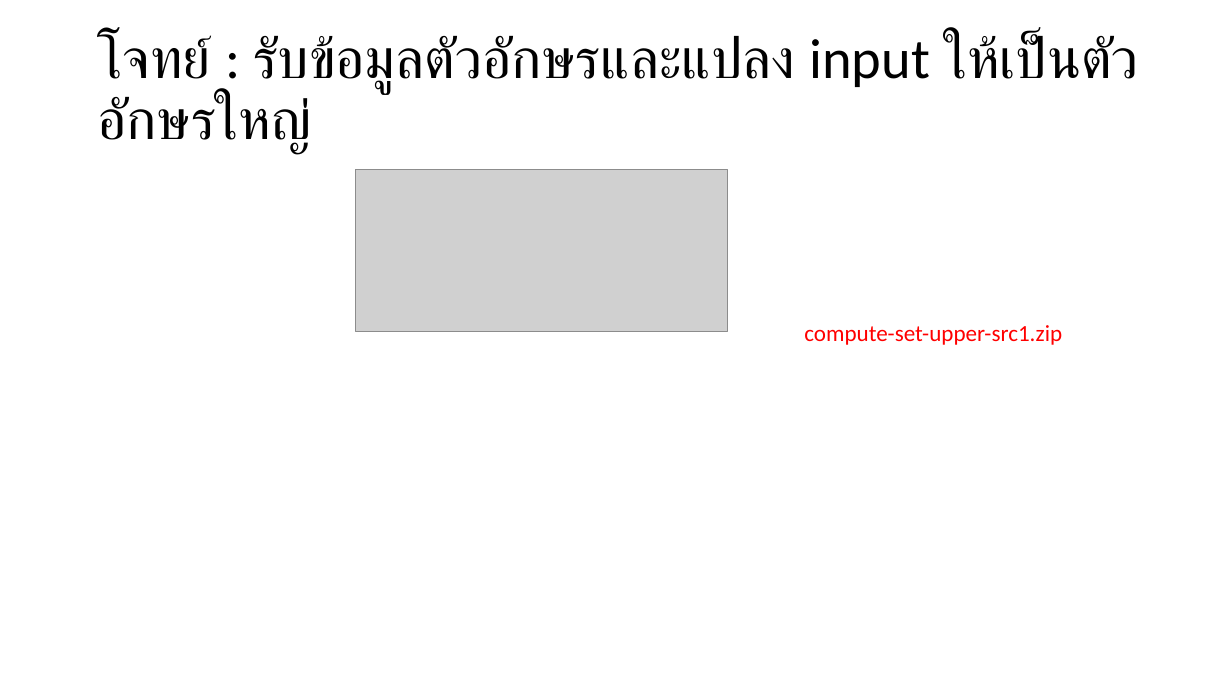
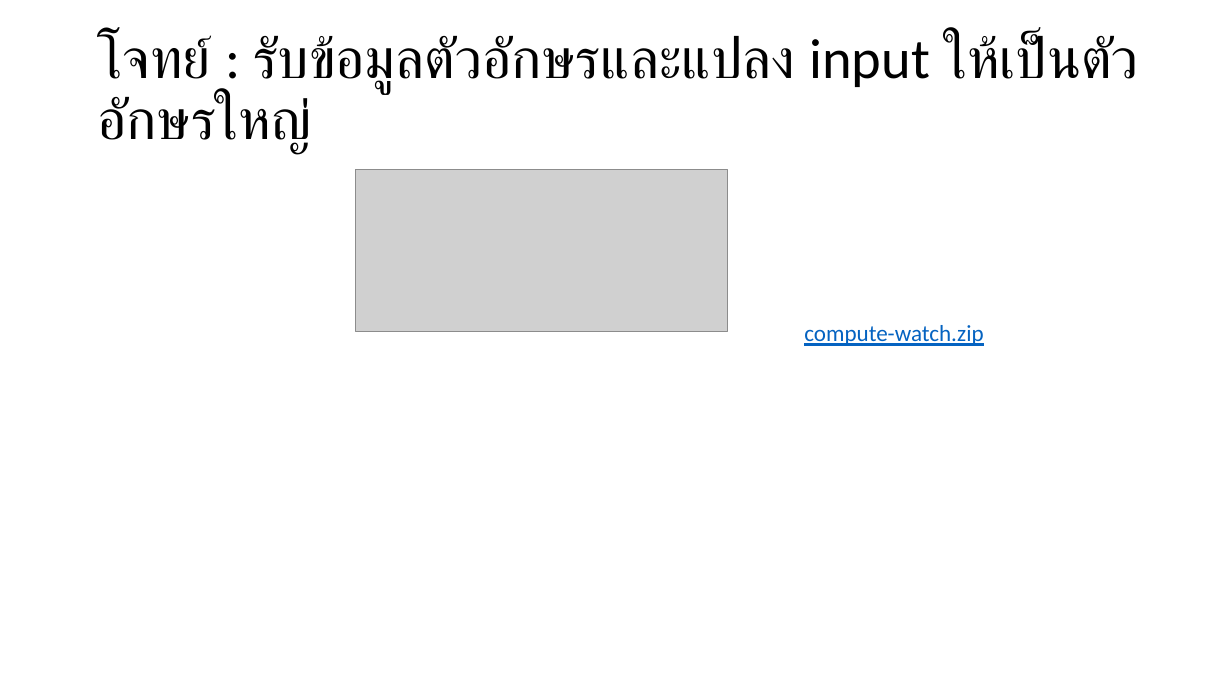
Before and after one commit to rapirakgmail/Vue-Fundamental, a slide deck: slide 2 of compute-set/ComputeVue-set.pptx. Drawn at 1232x693 pixels with LibreOffice and Linux fonts; fonts in the diff are those of the drawing; grey boxes stand for pictures. Boxes give left, top, right and bottom in pixels: in the first picture for what was removed or moved away, otherwise in the second. Text is boxed around its words. In the diff, an @@ line names an element or a change of style, - is before the commit and + after.

```diff
--- a/compute-set/ComputeVue-set.pptx
+++ b/compute-set/ComputeVue-set.pptx
@@ text at <box>804,325,983,346</box>: text changed; text colour #FF0000 to #0563C1 @@
-compute-set-upper-src1.zip
+compute-watch.zip
```
Also in this commit, not shown: 2 other slides changed.
